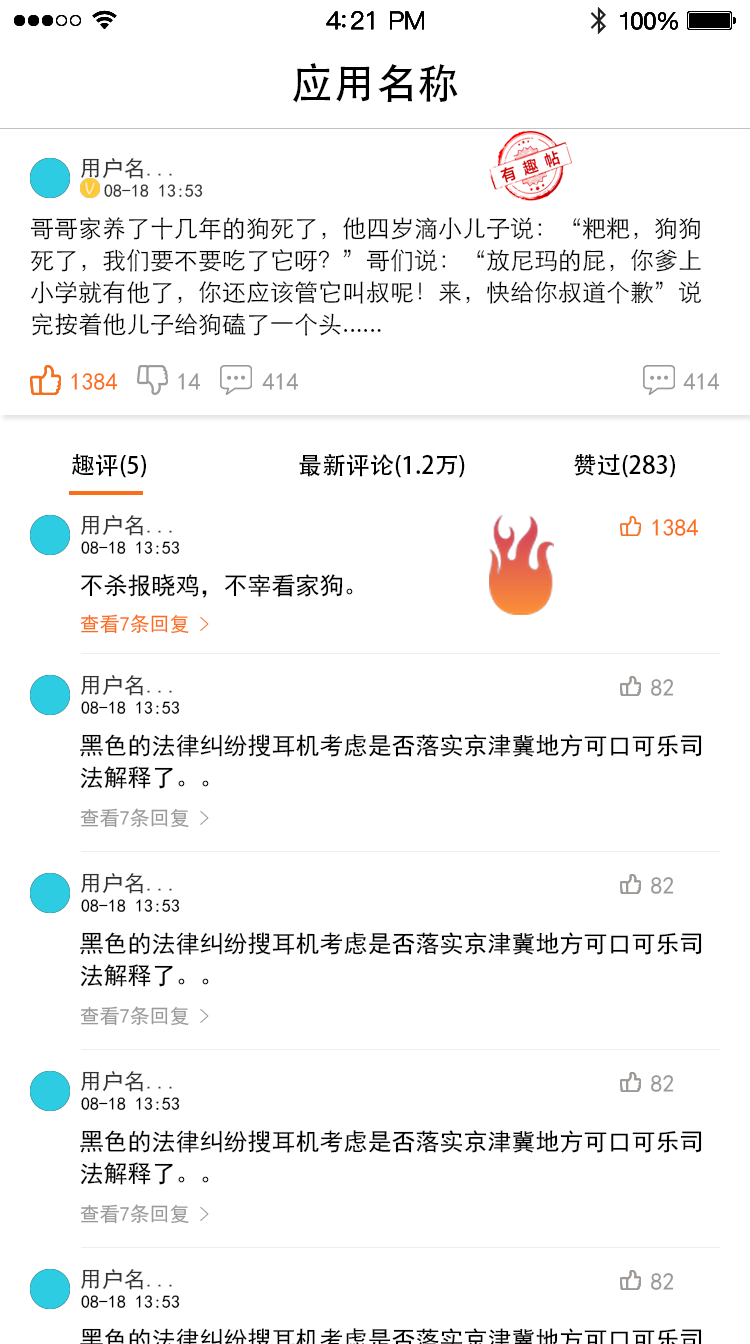
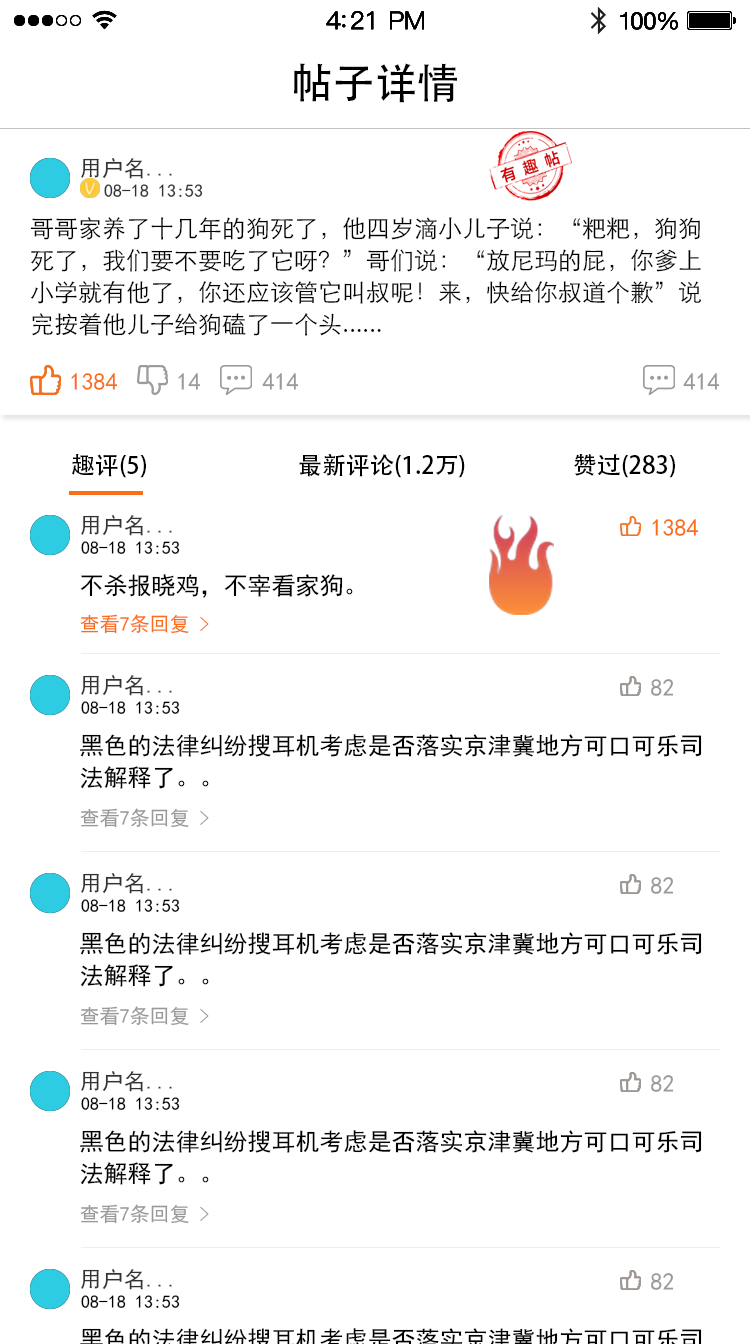
Before/after of a 750 × 1344 layered artwork. What changed in the layer stack:
renamed "应用名称" to "帖子详情", painted on it over left=293, top=63, right=458, bottom=103
